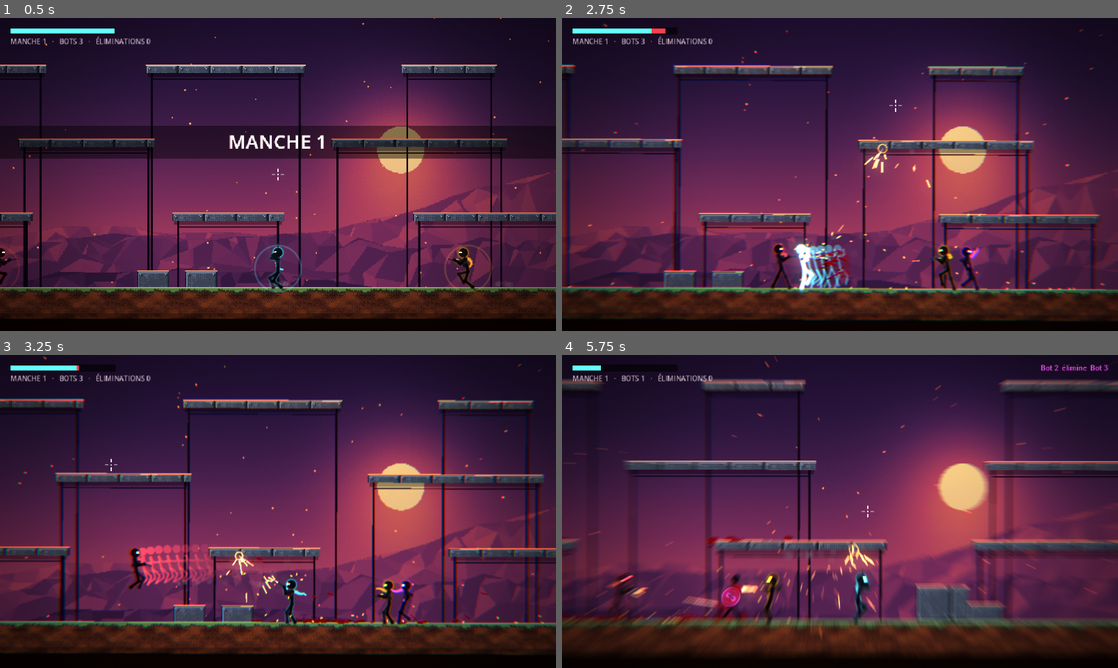
Above: before the commit, frames 1-4 (two rows, left to right).
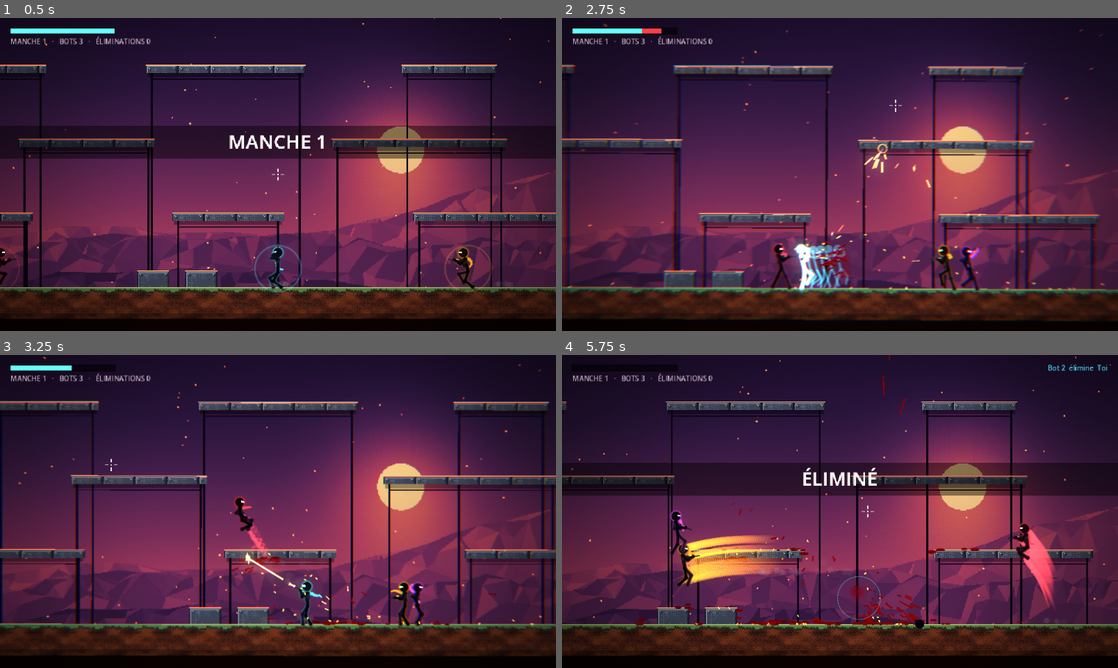
Above: after the commit, the same moments.

Repository: Chrlstopher-c/rixe
Game: Godot game, scene res://game/main.tscn
Same seed, same stepped clock (60 frames per second), same inputs: the game is played once before the commit and once after it.
Inputs (mouse positions are in pixels of both pictures, inside the frame that each line leads up to):
- Up to frame 1 (0.5 s): no input
- Up to frame 2 (2.75 s): tap Enter at 0.5 s; move the mouse to (962, 158) at 0.52 s; hold D (right) 0.53-1.25 s; hold J (fire) 0.53-1.25 s; tap Shift (dash) at 0.6, 2.1 s; click (962, 158) at 0.67 s; tap W (jump) at 0.77 s; drag from (728, 190) to (812, 237) at 1.27 s; move the mouse to (895, 105) at 2.02 s; hold A (left) from 2.03 s (still down); hold J (fire) from 2.03 s (still down)
- Up to frame 3 (3.25 s): release A (left) at 2.75 s; release J (fire) at 2.75 s; drag from (250, 574) to (111, 464) at 2.77 s
- Up to frame 4 (5.75 s): move the mouse to (1006, 558) at 3.52 s; hold D (right) 3.53-4.25 s; hold J (fire) 3.53-4.25 s; tap Space at 3.6 s; tap W (jump) at 3.77 s; drag from (673, 464) to (756, 433) at 4.27 s; move the mouse to (867, 511) at 5.02 s; hold D (right) from 5.03 s (still down); hold J (fire) from 5.03 s (still down); tap Shift (dash) at 5.1 s; click (867, 511) at 5.17 s

Frame 1 is identical in both runs. In frame 2, 0.2% of the frame differs, in the area x 14-52%, y 3-84%; in frame 3, 22%; in frame 4, 32%, in the area x 0-100%, y 0-96%.

Commit message:
Dégâts localisés, démembrement (tête/torse/bras/jambes), gore, ralenti réservé aux morts par la tête
Co-Authored-By: Claude Opus 5.5 (1M context) <noreply@anthropic.com>
Claude-Session: https://claude.ai/code/session_019E4BjX7ceCbkbFqNjaL8nD

Diff:
--- a/core/juice.gd
+++ b/core/juice.gd
@@ -67,6 +67,13 @@
 	trauma = minf(trauma + amount, 1.0)
 
 
+func on_screen(p: Vector2) -> bool:
+	if not camera:
+		return false
+	var half := camera.get_viewport_rect().size * 0.5 / camera.zoom
+	return Rect2(camera.get_screen_center_position() - half, half * 2.0).has_point(p)
+
+
 func shockwave(pos: Vector2, strength: float = 1.0) -> void:
 	shockwaves.append({"pos": pos, "age": 0.0, "life": 0.5, "strength": strength})
 	if shockwaves.size() > 4:
--- /dev/null
+++ b/fighters/body_parts.gd
@@ -0,0 +1,77 @@
+class_name BodyParts
+extends RefCounted
+## Dégâts localisés : quelle partie du squelette un tir touche, vie par membre, membres arrachés.
+
+const PARTS := {
+	"head": {"joints": ["head", "neck"], "radius": 4.6, "mult": 2.5, "hp": 40.0},
+	"torso": {"joints": ["hip", "shoulder"], "radius": 2.8, "mult": 1.0, "hp": 75.0},
+	"arm0": {"joints": ["shoulder", "elbow0", "hand0"], "radius": 1.6, "mult": 0.6, "hp": 30.0},
+	"arm1": {"joints": ["shoulder", "elbow1", "hand1"], "radius": 1.6, "mult": 0.6, "hp": 30.0},
+	"leg0": {"joints": ["hip", "knee0", "foot0"], "radius": 1.8, "mult": 0.6, "hp": 35.0},
+	"leg1": {"joints": ["hip", "knee1", "foot1"], "radius": 1.8, "mult": 0.6, "hp": 35.0},
+}
+## Points du ragdoll emportés avec chaque membre arraché ; le premier est le moignon resté sur le corps.
+const DETACH := {
+	"head": ["shoulder", "head"],
+	"arm0": ["shoulder", "elbow0", "hand0"],
+	"arm1": ["shoulder", "elbow1", "hand1"],
+	"leg0": ["hip", "knee0", "foot0"],
+	"leg1": ["hip", "knee1", "foot1"],
+	"torso": ["hip", "shoulder"],
+}
+
+var hp := {}
+var missing: Array[String] = []
+
+
+func _init() -> void:
+	for p in PARTS:
+		hp[p] = PARTS[p].hp
+
+
+func has(part: String) -> bool:
+	return not (part in missing)
+
+
+func arms_left() -> int:
+	return int(has("arm0")) + int(has("arm1"))
+
+
+func legs_left() -> int:
+	return int(has("leg0")) + int(has("leg1"))
+
+
+## Partie la plus proche de la ligne de tir passant par `at` (joints en coordonnées globales).
+func zone(joints: Dictionary, at: Vector2, dir: Vector2) -> String:
+	var best := "torso"
+	var best_d := INF
+	for p in PARTS:
+		if not has(p):
+			continue
+		var js: Array = PARTS[p].joints
+		var d := INF
+		for i in js.size() - 1:
+			d = minf(d, _seg_line_dist(joints[js[i]], joints[js[i + 1]], at, dir))
+		d -= float(PARTS[p].radius)
+		if d < best_d:
+			best_d = d
+			best = p
+	return best
+
+
+static func _seg_line_dist(a: Vector2, b: Vector2, at: Vector2, dir: Vector2) -> float:
+	var sa := (a - at).cross(dir)
+	var sb := (b - at).cross(dir)
+	if signf(sa) != signf(sb):
+		return 0.0
+	return minf(absf(sa), absf(sb))
+
+
+## Applique les dégâts à une partie ; renvoie les dégâts réels et si le membre vient de lâcher.
+func damage(part: String, dmg: float) -> Dictionary:
+	var real: float = dmg * float(PARTS[part].mult)
+	hp[part] -= real
+	var broke: bool = hp[part] <= 0.0 and has(part)
+	if broke:
+		missing.append(part)
+	return {"dmg": real, "broke": broke}
--- a/fighters/fighter.gd
+++ b/fighters/fighter.gd
@@ -37,6 +37,10 @@
 var shield := SPAWN_SHIELD
 var _since_hit := 99.0
 var intent := {}
+var body := BodyParts.new()
+var last_zone := ""
+var death_cause := ""
+var _spurt := {}
 var _air_jumps := AIR_JUMPS
 var _coyote := 0.0
 var _buffer := 0.0
@@ -85,7 +89,8 @@
 	move_and_slide()
 	if not was_floor and is_on_floor():
 		_land(vy)
-	gun.tick(delta, intent.fire)
+	gun.tick(delta, intent.fire and body.arms_left() > 0)
+	_bleed_stumps(delta)
 
 
 func _aim() -> void:
@@ -119,7 +124,7 @@
 		if int(dash_t * 120.0) % 3 == 0:
 			Effects.dust(global_position + Vector2(0, -2), 1, 0.3)
 		return
-	var goal: float = intent.move * RUN
+	var goal: float = intent.move * RUN * leg_factor()
 	var accel := ACCEL_GROUND if is_on_floor() else ACCEL_AIR
 	velocity.x = move_toward(velocity.x, goal, accel * delta)
 	var g := GRAVITY
@@ -137,7 +142,7 @@
 	if _buffer <= 0.0:
 		return
 	if _coyote > 0.0:
-		velocity.y = -JUMP
+		velocity.y = -JUMP * sqrt(leg_factor())
 		Effects.dust(global_position, 5)
 		jumped.emit(false)
 	elif _air_jumps > 0:
@@ -164,6 +169,10 @@
 		Juice.shake(0.12)
 
 
+func leg_factor() -> float:
+	return [0.35, 0.65, 1.0][body.legs_left()]
+
+
 func _land(vy: float) -> void:
 	rig.squash(clampf(vy / 520.0, 0.15, 1.0))
 	if vy > 250.0:
@@ -187,37 +196,103 @@
 		return
 	if is_player:
 		dmg *= PLAYER_DAMAGE_TAKEN
+	last_zone = body.zone(rig.global_joints(), at, dir)
+	var res := body.damage(last_zone, dmg)
 	_since_hit = 0.0
-	hp -= dmg
+	hp -= res.dmg
 	velocity += dir * knock
 	hit_flash = 0.07
 	recent_hit = 0.6
-	Effects.blood(at, dir, int(3 + dmg * 0.4))
+	Effects.blood(at, dir, int(3 + res.dmg * 0.4))
+	_hit_feedback(from, res.dmg)
+	if res.broke:
+		_sever(last_zone, dir, res.dmg)
+		if last_zone == "head" or last_zone == "torso":
+			death_cause = "decap" if last_zone == "head" else "split"
+			hp = 0.0
+	if hp <= 0.0:
+		_die(dir, from, res.dmg)
+
+
+func _hit_feedback(from: Node2D, dmg: float) -> void:
 	var player_involved: bool = is_player or (is_instance_valid(from) and from.get("is_player"))
 	if player_involved and dmg >= 20.0:
-		Juice.hitstop(0.05)
+		Juice.hitstop(0.04)
 	if is_player:
 		Juice.aberration = minf(Juice.aberration + 0.35, 1.5)
 		Juice.shake(0.18)
-	if hp <= 0.0:
-		_die(dir, from, dmg)
+
+
+## Arrache un membre : morceau physique qui vole, jet de sang au moignon.
+func _sever(part: String, dir: Vector2, dmg: float) -> void:
+	rig.missing = body.missing
+	if part == "torso":
+		return
+	var pts := rig.global_joints()
+	var keys: Array = BodyParts.DETACH[part]
+	var piece := {}
+	for k in keys:
+		piece[k] = pts[k]
+	var gib := Ragdoll.new()
+	gib.is_gib = true
+	Juice.world.add_child(gib)
+	gib.setup(piece, velocity, dir * (160.0 + dmg * 4.0) + Vector2(0, -120), [keys[0]], team_color)
+	_spurt[keys[0]] = 2.5
+	Effects.gore_burst(pts[keys[0]], dir, 1.0 if part == "head" else 0.6)
 
 
 func _die(dir: Vector2, killer: Node2D, dmg: float) -> void:
 	alive = false
-	var body := Ragdoll.new()
-	Juice.world.add_child(body)
-	var sever := 0 if dmg < 30.0 else randi_range(1, 3)
-	body.setup(rig.global_joints(), velocity, dir * (220.0 + dmg * 3.0), sever, team_color)
-	var chest := global_position + Vector2(0, -22)
-	Effects.blood(chest, dir, 26 + sever * 10)
+	if death_cause == "":
+		death_cause = "headshot" if last_zone == "head" else "shot"
+	var corpse := Ragdoll.new()
+	Juice.world.add_child(corpse)
+	var cut := [["shoulder", "hip"]] if death_cause == "split" else []
+	var bleed: Array = _spurt.keys() + (["shoulder", "hip"] if not cut.is_empty() else [])
+	corpse.setup(_corpse_points(), velocity, dir * (220.0 + dmg * 3.0), bleed, team_color, cut)
+	var chest := global_position + Vector2(0, -26)
+	Effects.blood(chest, dir, 24)
+	if death_cause == "split":
+		Effects.gore_burst(chest, dir, 1.4)
 	Juice.fx.emit(5, chest, Vector2.ZERO, 0.3, 22.0, Color(team_color * 1.5, 0.8))
 	Juice.shockwave(chest, 1.0)
-	Juice.zoom_punch = 0.1
-	Juice.aberration += 0.7
-	Juice.shake(0.45, chest)
-	if is_player or (is_instance_valid(killer) and killer.get("is_player")):
-		Juice.hitstop(0.07)
-		Juice.slowmo(0.9, 0.22)
+	Juice.zoom_punch = 0.08
+	Juice.shake(0.4, chest)
+	_kill_time_fx(killer, chest)
 	Juice.fighter_killed.emit(self, killer)
 	queue_free()
+
+
+## Ralenti réservé aux morts par la tête (à l'écran ou impliquant le joueur) ; sinon simple à-coup.
+func _kill_time_fx(killer: Node2D, at: Vector2) -> void:
+	var player_involved: bool = is_player or (is_instance_valid(killer) and killer.get("is_player"))
+	var head_kill := death_cause == "headshot" or death_cause == "decap"
+	if head_kill and (player_involved or Juice.on_screen(at)):
+		Juice.hitstop(0.06)
+		Juice.slowmo(0.9, 0.22)
+		Juice.aberration += 0.7
+	elif player_involved:
+		Juice.hitstop(0.04)
+
+
+func _corpse_points() -> Dictionary:
+	var pts := rig.global_joints()
+	for part in body.missing:
+		if part == "torso":
+			continue
+		var keys: Array = BodyParts.DETACH[part]
+		for i in range(1, keys.size()):
+			pts.erase(keys[i])
+	return pts
+
+
+func _bleed_stumps(delta: float) -> void:
+	for k in _spurt.keys():
+		_spurt[k] -= delta
+		if _spurt[k] <= 0.0:
+			_spurt.erase(k)
+			continue
+		var pulse := maxf(sin(float(_spurt[k]) * 12.0), 0.0)
+		if randf() < delta * 50.0 * pulse:
+			var at := rig.to_global(rig.j[k])
+			Effects.spurt(at, Vector2(randf_range(-90, 90), randf_range(-200, -80)) + velocity * 0.5, 1)
--- a/fighters/ragdoll.gd
+++ b/fighters/ragdoll.gd
@@ -13,24 +13,27 @@
 var links: Array = []
 var bleeders: Array[String] = []
 var color := Color.WHITE
+var is_gib := false
 var _age := 0.0
 
 
-func setup(pts: Dictionary, base_vel: Vector2, impulse: Vector2, sever: int, team: Color) -> void:
+## pts : points présents (membres manquants absents) ; cut : liens tranchés ; bleed : points qui saignent.
+func setup(pts: Dictionary, base_vel: Vector2, impulse: Vector2, bleed: Array, team: Color, cut: Array = []) -> void:
 	z_index = 9
 	color = team
 	for k in pts:
+		if k == "neck":
+			continue
 		pos[k] = pts[k]
 		vel[k] = base_vel + impulse * randf_range(0.5, 1.3) + Vector2(randf_range(-40, 40), randf_range(-60, 0))
-	vel.head = vel.head + impulse * 0.5
+	if vel.has("head"):
+		vel.head = vel.head + impulse * 0.5
 	for l in LINKS:
-		links.append([l[0], l[1], (pts[l[0]] as Vector2).distance_to(pts[l[1]])])
-	for i in sever:
-		var idx := randi_range(0, links.size() - 1)
-		var cut: Array = links[idx]
-		bleeders.append(cut[0])
-		bleeders.append(cut[1])
-		links.remove_at(idx)
+		if pos.has(l[0]) and pos.has(l[1]) and not ([l[0], l[1]] in cut):
+			links.append([l[0], l[1], (pts[l[0]] as Vector2).distance_to(pts[l[1]])])
+	for b in bleed:
+		if pos.has(b):
+			bleeders.append(b)
 
 
 func _physics_process(delta: float) -> void:
@@ -46,7 +49,7 @@
 		_solve_links()
 	for k in pos:
 		_collide(k, prev[k], delta)
-	if _age < 1.4:
+	if _age < 2.5:
 		_bleed(delta)
 	queue_redraw()
 
@@ -73,16 +76,18 @@
 
 func _bleed(delta: float) -> void:
 	for k in bleeders:
-		if randf() < delta * 40.0:
-			var v: Vector2 = vel[k] * 0.3 + Vector2(randf_range(-50, 50), randf_range(-120, -20))
-			Effects.blood(pos[k], v.normalized(), 1)
+		var pulse := maxf(sin(_age * 11.0), 0.0) * (1.0 - _age / 2.5)
+		if randf() < delta * 60.0 * pulse:
+			var v: Vector2 = vel[k] * 0.3 + Vector2(randf_range(-60, 60), randf_range(-160, -40))
+			Effects.spurt(pos[k], v, 1)
 
 
 func _draw() -> void:
 	var fade := clampf((LIFE - _age) / 1.5, 0.0, 1.0)
 	var c := Color(StickRig.BODY, fade)
 	for l in links:
-		draw_line(pos[l[0]], pos[l[1]], c, 2.2, Juice.hd)
-	draw_circle(pos.head, 3.7, c)
+		draw_line(pos[l[0]], pos[l[1]], c, 2.6, Juice.hd)
+	if pos.has("head"):
+		draw_circle(pos.head, 3.7 * 1.22, c)
 	for k in bleeders:
 		draw_circle(pos[k], 1.2, Color(Effects.BLOOD, fade))
--- a/fighters/stick_rig.gd
+++ b/fighters/stick_rig.gd
@@ -15,6 +15,7 @@
 var j := {}
 var recoil := 0.0
 var muzzle_local := Vector2.ZERO
+var missing: Array[String] = []
 var _phase := 0.0
 var _t := 0.0
 var _feet: Array[Vector2] = [Vector2(-3, 0), Vector2(3, 0)]
@@ -70,7 +71,8 @@
 		_phase += absf(v.x) * delta * 0.075
 		bob = -absf(sin(_phase)) * 1.3 * absf(run) + sin(_t * 2.4) * 0.35 * (1.0 - absf(run))
 	var lean := run * 0.24 + clampf(v.y / 900.0, -0.1, 0.1) * fighter.facing
-	j.hip = Vector2(0, -15.0 * (1.0 - _crouch) + bob)
+	var stand := -15.0 if fighter.body.legs_left() > 0 else -5.0
+	j.hip = Vector2(0, stand * (1.0 - _crouch) + bob)
 	j.shoulder = j.hip + Vector2(0, -10.5).rotated(lean)
 	j.neck = j.shoulder + Vector2(0, -1.5).rotated(lean)
 	j.head = j.shoulder + Vector2(0, -5.2).rotated(lean * 0.6) + fighter.aim_dir * 0.8
@@ -122,7 +124,7 @@
 
 func global_joints() -> Dictionary:
 	var out := {}
-	for k in ["head", "shoulder", "hip", "elbow0", "hand0", "elbow1", "hand1", "knee0", "foot0", "knee1", "foot1"]:
+	for k in ["head", "neck", "shoulder", "hip", "elbow0", "hand0", "elbow1", "hand1", "knee0", "foot0", "knee1", "foot1"]:
 		out[k] = to_global(j[k])
 	return out
 
@@ -159,31 +161,58 @@
 	if not j.has("pivot"):
 		return
 	_draw_ghosts()
-	_draw_scarf()
+	if has("head"):
+		_draw_scarf()
 	var c := BODY if fighter.hit_flash <= 0.0 else Color(2.4, 2.4, 2.4)
 	var back := c.lerp(Color(0.2, 0.13, 0.25), 0.35)
 	var bf := 1 if fighter.facing > 0 else 0
 	_outline()
-	_limb(j.hip, j["knee%d" % bf], j["foot%d" % bf], back, 2.2)
+	_part_limb("leg%d" % bf, back, 2.2)
 	_seg(j.hip, j.shoulder, c, 2.8)
-	_limb(j.shoulder, j.elbow0, j.hand0, back, 2.0)
-	_draw_gun()
-	_limb(j.hip, j["knee%d" % (1 - bf)], j["foot%d" % (1 - bf)], c, 2.2)
-	_limb(j.shoulder, j.elbow1, j.hand1, c, 2.0)
-	draw_circle(j.head, 3.7, c)
+	_part_limb("arm0", back, 2.0)
+	if has("arm0") or has("arm1"):
+		_draw_gun()
+	_part_limb("leg%d" % (1 - bf), c, 2.2)
+	_part_limb("arm1", c, 2.0)
+	if has("head"):
+		draw_circle(j.head, 3.7, c)
+		var visor: Vector2 = j.head + Vector2(fighter.facing * 1.2, -0.5)
+		draw_line(visor, visor + Vector2(fighter.facing * 2.4, 0.3), fighter.team_color * 3.0, 1.2)
+	_draw_stumps()
 	if fighter.shield > 0.0:
 		var a := 0.25 + 0.25 * sin(_t * 20.0)
 		draw_arc(Vector2(0, -15), 19.0, 0.0, TAU, 40, Color(fighter.team_color * 1.8, a), 1.2, Juice.hd)
-	var visor: Vector2 = j.head + Vector2(fighter.facing * 1.2, -0.5)
-	draw_line(visor, visor + Vector2(fighter.facing * 2.4, 0.3), fighter.team_color * 3.0, 1.2)
+
+
+func has(part: String) -> bool:
+	return not (part in missing)
+
+
+func _part_limb(part: String, col: Color, w: float) -> void:
+	if not has(part):
+		return
+	var js: Array = BodyParts.PARTS[part].joints
+	_limb(j[js[0]], j[js[1]], j[js[2]], col, w)
+
+
+func _draw_stumps() -> void:
+	for part in missing:
+		if part == "torso":
+			continue
+		var root: Vector2 = j[BodyParts.DETACH[part][0]]
+		draw_circle(root, 1.6, Effects.BLOOD * 1.3, true, -1.0, Juice.hd)
 
 
 func _outline() -> void:
 	var o := Color(fighter.team_color * 0.7, 1.0)
-	for pair in [["hip", "shoulder"], ["hip", "knee0"], ["knee0", "foot0"], ["hip", "knee1"], ["knee1", "foot1"],
-			["shoulder", "elbow0"], ["elbow0", "hand0"], ["shoulder", "elbow1"], ["elbow1", "hand1"]]:
-		draw_line(j[pair[0]], j[pair[1]], o, 3.3, Juice.hd)
-	draw_circle(j.head, 4.4, o, true, -1.0, Juice.hd)
+	draw_line(j.hip, j.shoulder, o, 3.3, Juice.hd)
+	for part in ["arm0", "arm1", "leg0", "leg1"]:
+		if has(part):
+			var js: Array = BodyParts.PARTS[part].joints
+			draw_line(j[js[0]], j[js[1]], o, 3.3, Juice.hd)
+			draw_line(j[js[1]], j[js[2]], o, 3.3, Juice.hd)
+	if has("head"):
+		draw_circle(j.head, 4.4, o, true, -1.0, Juice.hd)
 
 
 func _limb(a: Vector2, b: Vector2, c: Vector2, col: Color, w: float) -> void:
--- a/fx/effects.gd
+++ b/fx/effects.gd
@@ -59,3 +59,27 @@
 
 static func tracer(from: Vector2, to: Vector2, color: Color, width: float, life: float = 0.09) -> void:
 	Juice.fx.tracers.append({"from": from, "to": to, "color": color, "width": width, "life": life, "max": life})
+
+
+## Giclée d'un membre arraché : gerbe de sang, morceaux de chair, brume, anneau rouge.
+static func gore_burst(pos: Vector2, dir: Vector2, intensity: float) -> void:
+	var fx: Node2D = Juice.fx
+	blood(pos, dir, int(18 * intensity))
+	for i in int(10 * intensity):
+		var v := Vector2(randf_range(-160, 160), randf_range(-260, -60)) + dir * 120.0
+		var chunk = fx.emit(4, pos, v, 3.0, 1.0, Color(0.45, 0.02, 0.04))
+		chunk.grav = 800.0
+		chunk.spin = randf_range(-20, 20)
+	for i in 3:
+		var m = fx.emit(2, pos, Vector2(randf_range(-30, 30), randf_range(-30, 0)), 0.6, 3.0, Color(0.5, 0.0, 0.03, 0.45))
+		m.drag = 3.0
+	fx.emit(5, pos, Vector2.ZERO, 0.22, 12.0 * intensity, Color(1.6, 0.1, 0.15, 0.8))
+
+
+## Jet artériel : gouttes rapides dans une direction donnée.
+static func spurt(pos: Vector2, vel: Vector2, amount: int) -> void:
+	var fx: Node2D = Juice.fx
+	for i in amount:
+		var b = fx.emit(1, pos, vel.rotated(randf_range(-0.15, 0.15)) * randf_range(0.8, 1.2), 1.2, 1.4, BLOOD)
+		b.grav = 700.0
+		b.drag = 0.4
--- /dev/null
+++ b/tests/test_combat.gd
@@ -0,0 +1,65 @@
+extends RefCounted
+## Tests de combat : zones touchées, démembrement, ralenti réservé aux morts par la tête.
+
+
+func names() -> Array[String]:
+	return ["hitzones", "dismember", "headshot_slowmo"]
+
+
+func _target(t: Node, is_player: bool = false) -> Fighter:
+	var f: Fighter = t.main.spawn_test_fighter(Vector2(600, -10), ScriptBrain.new(), "rifle", is_player)
+	await t.until(func() -> bool: return f.is_on_floor(), 120)
+	await t.frames(30)
+	return f
+
+
+func _shoot_at(f: Fighter, joint: String, dmg: float, from: Node2D = null) -> void:
+	var at := f.rig.to_global(f.rig.j[joint])
+	f.take_hit(dmg, Vector2.RIGHT, at + Vector2(-0.5, 0), from, 0.0)
+
+
+func test_hitzones(t: Node) -> void:
+	var f := await _target(t)
+	for case in [["head", "head"], ["hip", "torso"], ["foot1", "leg1"], ["knee0", "leg0"]]:
+		f.hp = 999.0
+		f.body = BodyParts.new()
+		_shoot_at(f, case[0], 1.0)
+		t.check(f.last_zone == case[1] or (case[1].begins_with("leg") and f.last_zone.begins_with("leg")),
+			"tir sur %s → zone %s (obtenu %s)" % [case[0], case[1], f.last_zone])
+
+
+func test_dismember(t: Node) -> void:
+	var f := await _target(t)
+	f.hp = 999.0
+	for i in 8:
+		_shoot_at(f, "foot0", 9.0)
+	t.check(f.alive, "survit à la perte d'une jambe")
+	t.check(f.body.legs_left() < 2, "une jambe arrachée après 8 balles")
+	t.check(f.leg_factor() < 1.0, "plus lent sans sa jambe")
+	t.check(_gibs(t) >= 1, "le membre vole en morceau physique")
+	for i in 3:
+		_shoot_at(f, "head", 9.0)
+	t.check(not f.alive, "tête détruite = mort immédiate malgré une grosse réserve de vie")
+	t.check(f.death_cause == "decap", "cause de mort : décapitation (obtenu %s)" % f.death_cause)
+
+
+func _gibs(t: Node) -> int:
+	var n := 0
+	for c in Juice.world.get_children():
+		if c is Ragdoll and c.is_gib:
+			n += 1
+	return n
+
+
+func test_headshot_slowmo(t: Node) -> void:
+	var shooter: Fighter = t.main.spawn_test_fighter(Vector2(300, -10), ScriptBrain.new(), "rifle", true)
+	var a := await _target(t)
+	a.hp = 5.0
+	_shoot_at(a, "hip", 9.0, shooter)
+	await t.frames(2)
+	t.check(Juice._slowmo <= 0.0, "pas de ralenti sur une mort au torse")
+	Juice.reset()
+	var b := await _target(t)
+	b.hp = 5.0
+	_shoot_at(b, "head", 9.0, shooter)
+	t.check(Juice._slowmo > 0.0, "ralenti sur une mort par la tête")
--- a/tests/test_runner.gd
+++ b/tests/test_runner.gd
@@ -9,7 +9,7 @@
 
 func _init(game: Node, names: String) -> void:
 	main = game
-	for path in ["res://tests/test_movement.gd"]:
+	for path in ["res://tests/test_movement.gd", "res://tests/test_combat.gd"]:
 		var suite: Object = load(path).new()
 		_suites.append(suite)
 	_current = names
--- a/weapons/gun.gd
+++ b/weapons/gun.gd
@@ -24,8 +24,10 @@
 func _fire() -> void:
 	var dir: Vector2 = owner.aim_dir
 	var muzzle: Vector2 = owner.rig.muzzle_global()
+	var one_hand: bool = owner.body.arms_left() < 2
+	var spread: float = def.spread * 2.5 + 0.04 if one_hand else def.spread
 	for i in def.pellets:
-		_pellet(muzzle, dir.rotated(randf_range(-def.spread, def.spread)))
+		_pellet(muzzle, dir.rotated(randf_range(-spread, spread)))
 	owner.rig.recoil = def.recoil
 	owner.velocity -= dir * def.kick
 	Effects.muzzle(muzzle, dir, def.tracer, def.flash)
Not shown, added: fighters/body_parts.gd.uid
Not shown, added: tests/test_combat.gd.uid
Not shown, changed: EPICS.md
